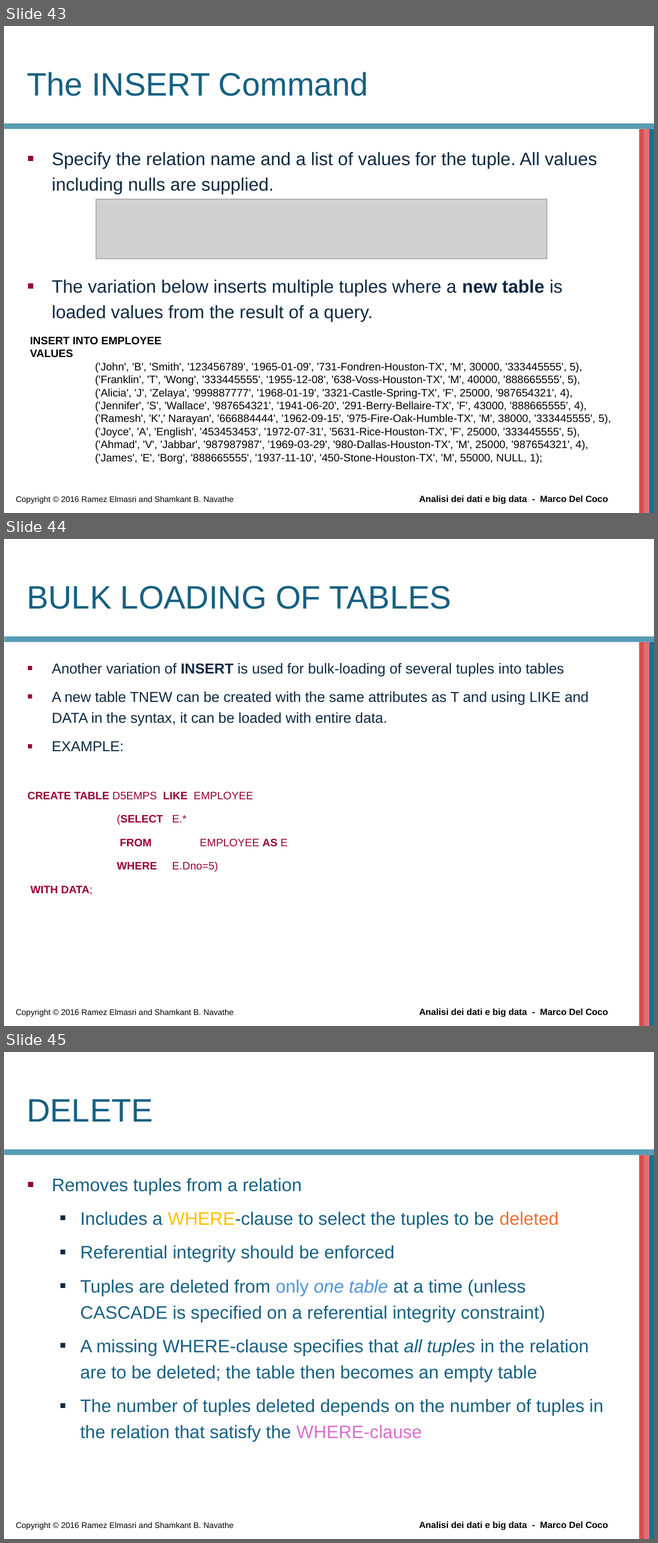
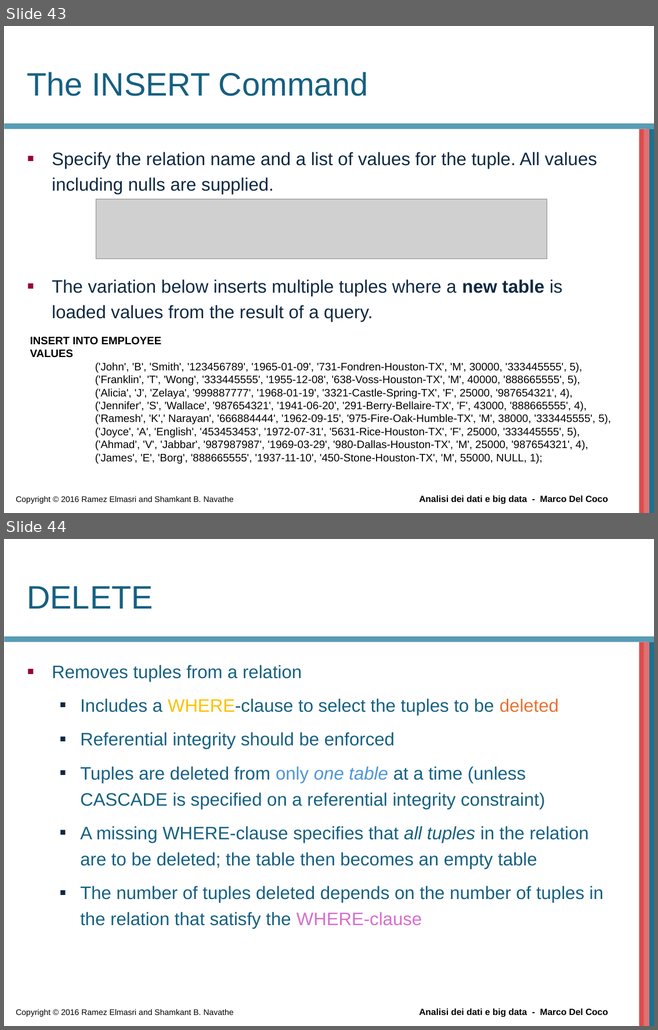
Before and after one commit to beppe2hd/AnalisiDati_BigData, a slide deck: materials/Chapter06.ppt. Shown one above the other, each under a label of ours: slides 43, 44 and 45 before the commit, slides 43 and 44 after it. The pictures are 658x1543 and 658x1030 pixels, drawn with LibreOffice and Linux fonts; fonts in the diff are those of the drawing; grey boxes stand for pictures; background and template pictures are left out. Boxes give left, top, right and bottom in pixels: in the first picture for what was removed or moved away, otherwise in the second. Text is boxed around its words. In the diff, an @@ line names an element or a change of style, - is before the commit and + after.

```diff
--- a/materials/Chapter06.ppt
+++ b/materials/Chapter06.ppt
@@ slide 44 removed at (4, 539, 654, 1026), background #FFFFFF; not listed: 6 template elements that a slide beside it also shows @@
@@ title removed at (27, 586, 451, 609) @@
-BULK LOADING OF TABLES
@@ text removed at (27, 663, 588, 895) @@
-■ Another variation of INSERT is used for bulk-loading of several tuples into tables
-■ A new table TNEW can be created with the same attributes as T and using LIKE and DATA in the syntax, it can be loaded with entire data.
-■ EXAMPLE:
-CREATE TABLE D5EMPS LIKE EMPLOYEE
-(SELECT E.*
-FROM EMPLOYEE AS E
-WHERE E.Dno=5)
-WITH DATA;
@@ what was slide 45 is now slide 44 @@
```
Also in this commit, not shown: 4 slides changed, 16 slides added, 2 other files.
